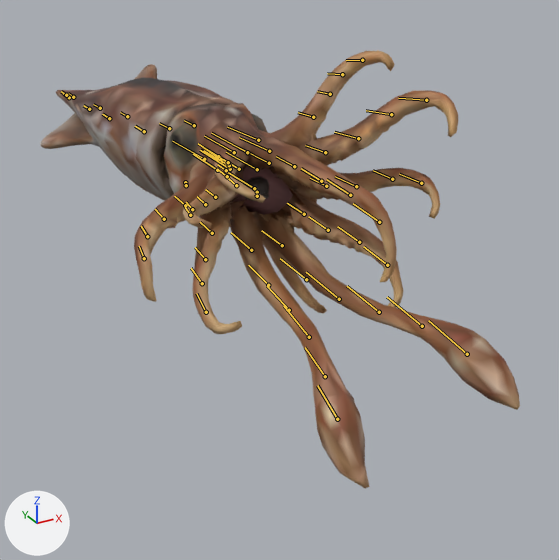
The glTF model public/assets/triassic/creatures/phragmoteuthis.lod1.glb as it was, and as the next commit left it.
One viewpoint serves both versions: a 50 mm lens placed at (-1.81, -4.22, 1.21), pointed at (0.29, -0.4, -0.7). The axes (+X, +Y, +Z) are drawn at lower left. The lights are the same throughout. The older version comes first. Both versions are drawn at frame 13 of the action 'Attack'; the numbers are the values there. The bones that bend it are drawn over the model as lines.

The first picture shows 'Phragmoteuthis lower mandible', 'Phragmoteuthis oral lining', 'Phragmoteuthis procedural volume twin', 'Phragmoteuthis upper mandible'.
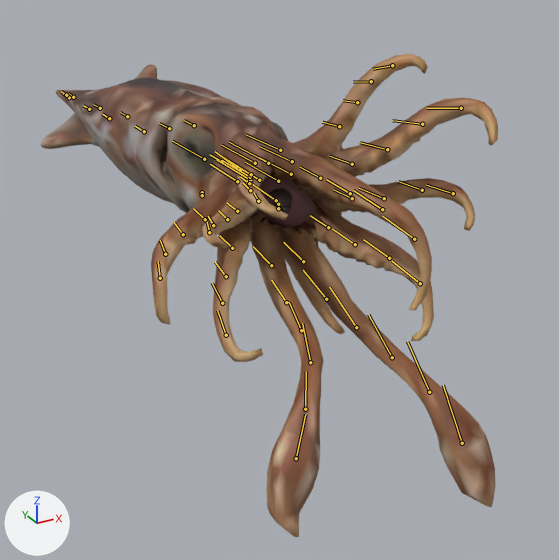
Location of each change, [x1, y1, x2, y2] in pixels of the pictures (559 x 560 px):
'Phragmoteuthis procedural volume twin', posed (11% taller)
    before: [40, 51, 520, 488]
    after: [40, 54, 498, 537]
'Phragmoteuthis oral lining', posed
    before: [232, 164, 293, 215]
    after: [253, 175, 317, 228]
bone 'head', root to tip
    before: (218, 156) to (209, 151)
    after: (237, 166) to (226, 160)
bone 'arm_00_03', root to tip
    before: (392, 179) to (373, 170)
    after: (422, 190) to (398, 181)
bone 'arm_01_03', root to tip
    before: (350, 195) to (326, 179)
    after: (382, 209) to (353, 190)
bone 'arm_03_00', root to tip
    before: (254, 188) to (226, 171)
    after: (276, 200) to (247, 180)
bone 'arm_03_01', root to tip
    before: (282, 245) to (261, 230)
    after: (303, 261) to (283, 242)
bone 'arm_03_02', root to tip
    before: (306, 279) to (280, 258)
    after: (326, 299) to (303, 270)
bone 'arm_03_03', root to tip
    before: (339, 299) to (306, 272)
    after: (356, 327) to (329, 287)
bone 'arm_03_04', root to tip
    before: (379, 312) to (347, 286)
    after: (392, 357) to (368, 314)
bone 'arm_03_05', root to tip
    before: (422, 326) to (387, 297)
    after: (429, 392) to (407, 341)
bone 'arm_03_06', root to tip
    before: (467, 354) to (428, 320)
    after: (462, 443) to (443, 385)
bone 'arm_04_00', root to tip
    before: (239, 169) to (203, 147)
    after: (259, 180) to (223, 157)
bone 'arm_04_01', root to tip
    before: (251, 250) to (231, 232)
    after: (271, 265) to (253, 246)
bone 'arm_04_02', root to tip
    before: (268, 285) to (248, 265)
    after: (286, 302) to (271, 280)
bone 'arm_04_03', root to tip
    before: (289, 310) to (267, 286)
    after: (301, 330) to (289, 302)
bone 'arm_04_04', root to tip
    before: (309, 337) to (283, 305)
    after: (310, 362) to (302, 323)
bone 'arm_04_05', root to tip
    before: (325, 376) to (305, 347)
    after: (305, 409) to (306, 371)
bone 'arm_04_06', root to tip
    before: (337, 419) to (317, 385)
    after: (296, 458) to (305, 414)
bone 'arm_06_03', root to tip
    before: (202, 283) to (191, 268)
    after: (222, 303) to (212, 283)
bone 'arm_06_04', root to tip
    before: (206, 312) to (196, 293)
    after: (226, 335) to (217, 310)
bone 'arm_07_03', root to tip
    before: (147, 236) to (141, 226)
    after: (165, 254) to (160, 240)
bone 'arm_07_04', root to tip
    before: (144, 258) to (139, 246)
    after: (160, 278) to (158, 261)
bone 'arm_08_03', root to tip
    before: (192, 209) to (186, 202)
    after: (213, 225) to (208, 216)
bone 'arm_09_03', root to tip
    before: (227, 176) to (218, 170)
    after: (250, 190) to (243, 183)
bone 'arm_10_03', root to tip
    before: (342, 74) to (327, 73)
    after: (371, 81) to (353, 82)
bone 'arm_10_04', root to tip
    before: (362, 60) to (346, 60)
    after: (392, 65) to (372, 69)
bone 'arm_11_03', root to tip
    before: (391, 114) to (366, 110)
    after: (422, 124) to (392, 120)
bone 'arm_11_04', root to tip
    before: (426, 100) to (398, 98)
    after: (461, 108) to (426, 108)

What the commit changed:
Bone 'head' (bone_head) moves from (0.0, 0.0, 0.0) to (0.0, -0.241, 0.0).
Bone 'arm_00_03' (bone_arm_00_03) turns from (1, 0, 2) to (1, 0, 5) degrees about its own x, y and z.
Bone 'arm_01_03' (bone_arm_01_03) turns from (2, 0, 1) to (4, 0, 3) degrees about its own x, y and z.
Bone 'arm_03_00' (bone_arm_03_00) turns from (1, 0, 0) to (2, 0, -2) degrees about its own x, y and z.
Bone 'arm_03_01' (bone_arm_03_01) turns from (1, 0, 1) to (3, 0, -1) degrees about its own x, y and z.
Bone 'arm_03_02' (bone_arm_03_02) turns from (2, 0, 1) to (5, 0, -1) degrees about its own x, y and z.
Bone 'arm_03_03' (bone_arm_03_03) turns from (2, 0, 1) to (6, 0, -1) degrees about its own x, y and z.
Bone 'arm_03_04' (bone_arm_03_04) turns from (2, 0, 1) to (8, 0, -1) degrees about its own x, y and z.
Bone 'arm_03_05' (bone_arm_03_05) turns from (2, 0, 1) to (9, 0, -1) degrees about its own x, y and z.
Bone 'arm_03_06' (bone_arm_03_06) turns from (3, 0, 1) to (10, 0, -1) degrees about its own x, y and z.
Bone 'arm_04_00' (bone_arm_04_00) turns from (1, 0, -1) to (0, 0, -3) degrees about its own x, y and z.
Bone 'arm_04_01' (bone_arm_04_01) turns from (1, 0, -1) to (1, 0, -4) degrees about its own x, y and z.
Bone 'arm_04_02' (bone_arm_04_02) turns from (1, 0, -1) to (2, 0, -5) degrees about its own x, y and z.
Bone 'arm_04_03' (bone_arm_04_03) turns from (2, 0, -1) to (3, 0, -6) degrees about its own x, y and z.
Bone 'arm_04_04' (bone_arm_04_04) turns from (2, 0, -1) to (4, 0, -7) degrees about its own x, y and z.
Bone 'arm_04_05' (bone_arm_04_05) turns from (2, 0, -1) to (5, 0, -8) degrees about its own x, y and z.
Bone 'arm_04_06' (bone_arm_04_06) turns from (3, 0, -1) to (6, 0, -9) degrees about its own x, y and z.
Bone 'arm_06_03' (bone_arm_06_03) turns from (2, 0, -2) to (4, 0, -3) degrees about its own x, y and z.
Bone 'arm_06_04' (bone_arm_06_04) turns from (2, 0, -2) to (5, 0, -4) degrees about its own x, y and z.
Bone 'arm_07_03' (bone_arm_07_03) turns from (1, 0, -2) to (2, 0, -5) degrees about its own x, y and z.
Bone 'arm_07_04' (bone_arm_07_04) turns from (1, 0, -3) to (3, 0, -6) degrees about its own x, y and z.
Bone 'arm_08_03' (bone_arm_08_03) turns from (0, 0, -3) to (0, 0, -5) degrees about its own x, y and z.
Bone 'arm_09_03' (bone_arm_09_03) turns from (-1, 0, -2) to (-1, 0, -5) degrees about its own x, y and z.
Bone 'arm_10_03' (bone_arm_10_03) turns from (-2, 0, 1) to (-4, 0, 3) degrees about its own x, y and z.
Bone 'arm_10_04' (bone_arm_10_04) turns from (-2, 0, 2) to (-5, 0, 4) degrees about its own x, y and z.
Bone 'arm_11_03' (bone_arm_11_03) turns from (-1, 0, 2) to (-2, 0, 5) degrees about its own x, y and z.
Bone 'arm_11_04' (bone_arm_11_04) turns from (-2, 0, 3) to (-3, 0, 6) degrees about its own x, y and z.
